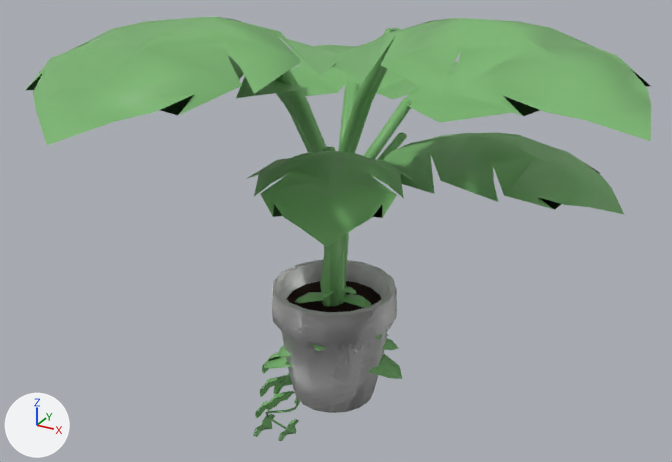
One commit to the FBX model ECOE sim/Assets/Art/Environment/Vegetation.fbx: the scene before it, then after it.
Both versions are drawn from a 50 mm camera at (1.18, -2.13, 1.6) aimed at (0.05, -0.08, 0.58). Every picture has the same lights, and +X, +Y and +Z are marked at lower left. The picture after the commit comes second. The same objects are shown in both versions, whatever each file hides. Where no turn or scale is listed for an object, it has been applied to the vertices.

The first picture shows 'Creeper', 'FlowerPot', 'Mosntera', 'Plant'.
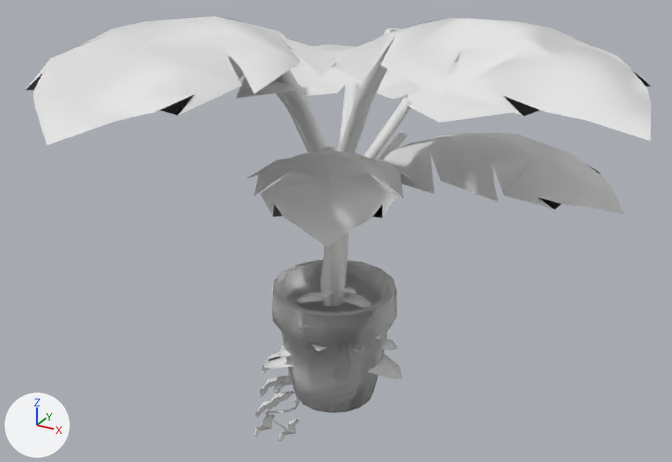
The change, as JSON lines over the scene's bpy script:
```json
{"block": "me_circle_007", "where": "me_circle_007.from_pydata(...)  # 676 vertices, 551 faces; spans x -0.175..0.223, y -0.173..0.228, z 0.0..0.374"}
{"block": "me_circle_007", "where": "# used by ob_plant; location = (0.0, 0.0, 0.0)"}
{"op": "remove", "block": "me_circle_007", "code": "me_circle_007.materials.append(mat_m_clay_pot)  # white #e7e7e7"}
{"op": "remove", "block": "me_circle_007", "code": "me_circle_007.materials.append(mat_m_dirt)  # brown #331f15"}
{"block": "me_circle_007", "change": "me_circle_007 part 5: all 436 faces that had it switch from mat_m_plant_green (green #7ab670) to no material"}
{"block": "me_cylinder_076", "where": "me_cylinder_076.from_pydata(...)  # 1093 vertices, 995 faces; spans x -0.334..0.064, y -0.113..0.248, z -0.422..0.134"}
{"block": "me_cylinder_076", "where": "# used by ob_creeper; location = (0.0, 0.0, 0.0)"}
{"op": "remove", "block": "me_cylinder_076", "code": "me_cylinder_076.materials.append(mat_m_clay_pot)  # white #e7e7e7"}
{"op": "remove", "block": "me_cylinder_076", "code": "me_cylinder_076.materials.append(mat_m_dirt)  # brown #331f15"}
{"block": "me_cylinder_076", "change": "me_cylinder_076 part 1: all 803 faces that had it switch from mat_m_plant2 (green #7ab670) to no material"}
{"block": "me_plane_016", "where": "me_plane_016.from_pydata(...)  # 1384 vertices, 1107 faces; spans x -0.79..0.9, y -1.01..0.68, z 0.0..1.23"}
{"block": "me_plane_016", "where": "# used by ob_mosntera; location = (0.0, 0.0, 0.0)"}
{"op": "remove", "block": "me_plane_016", "code": "me_plane_016.materials.append(mat_m_clay_pot)  # white #e7e7e7"}
{"block": "me_plane_016", "change": "me_plane_016 part 2: all 992 faces that had it switch from mat_m_plant_green (green #7ab670) to no material"}
{"block": "me_plane_016", "change": "me_plane_016 part 3: all 1 face that had it switch from mat_m_dirt (brown #331f15) to no material"}
{"block": "me_circle", "where": "me_circle.from_pydata(...)  # 128 vertices, 115 faces; spans x -0.186..0.186, y -0.186..0.186, z 0.0..0.361"}
{"block": "me_circle", "where": "# used by ob_flowerpot; location = (0.0, 0.0, 0.0)"}
{"op": "remove", "block": "me_circle", "code": "me_circle.materials.append(mat_m_clay_pot)  # white #e7e7e7"}
{"block": "me_circle", "change": "me_circle part 4: all 1 face that had it switch from mat_m_dirt (brown #331f15) to no material"}
```

Pixel boxes [x1, y1, x2, y2] of what changed, in the pictures (672 x 462 px):
```json
{"part": 1, "of": "me_cylinder_076", "change": "recoloured", "before": [253, 353, 300, 441], "after": [253, 353, 300, 441], "on screen": "green to white"}
{"part": 2, "of": "me_plane_016", "change": "recoloured", "before": [26, 17, 651, 307], "after": [26, 17, 651, 307], "on screen": "green to white"}
{"part": 3, "of": "me_plane_016", "change": "recoloured", "before": [287, 281, 381, 312], "after": [287, 281, 381, 312], "on screen": "lighter"}
{"part": 4, "of": "me_circle", "change": "recoloured", "before": [287, 282, 381, 312], "after": [287, 282, 381, 312]}
{"part": 5, "of": "me_circle_007", "change": "recoloured", "before": [264, 281, 402, 379], "after": [264, 281, 402, 379]}
```
